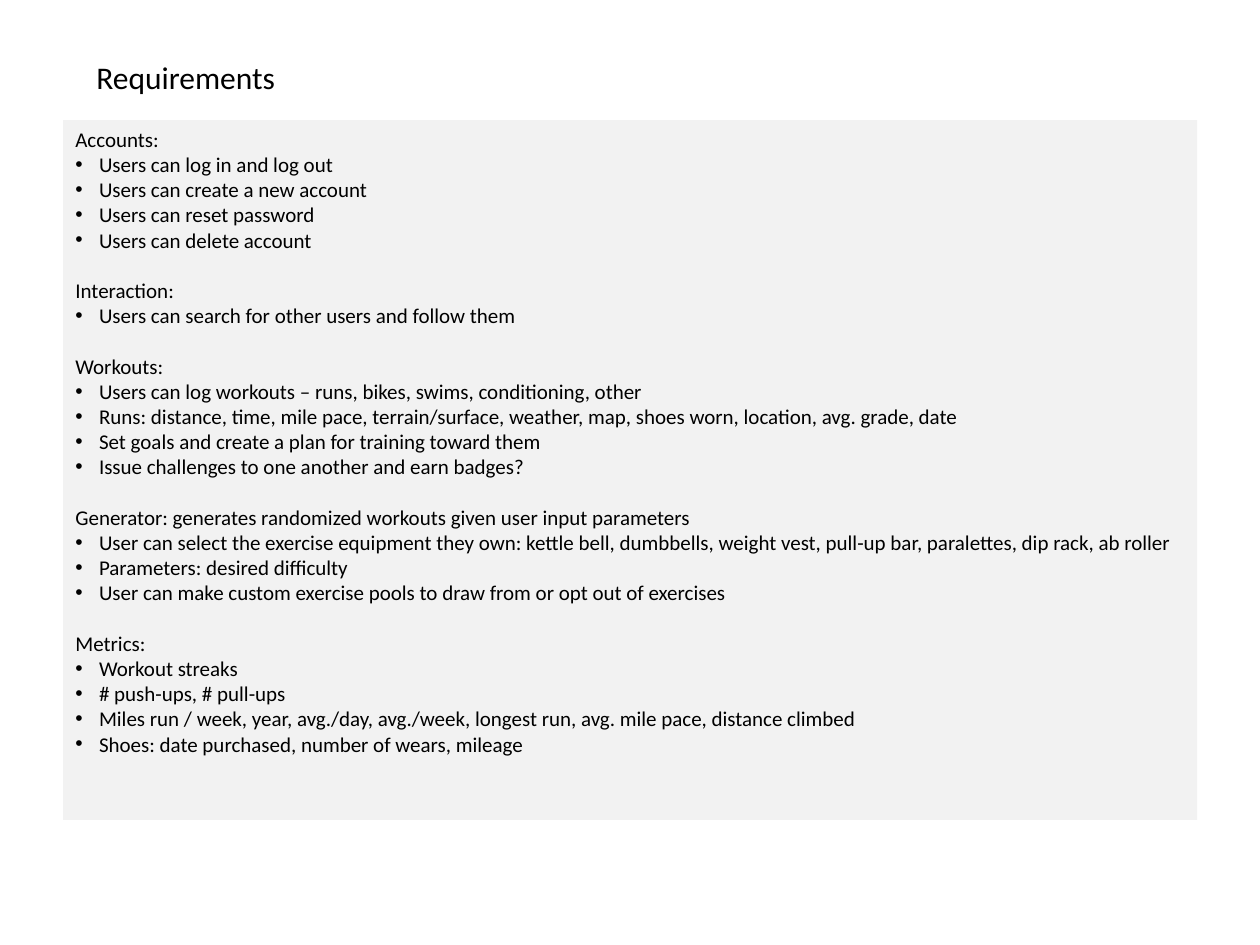
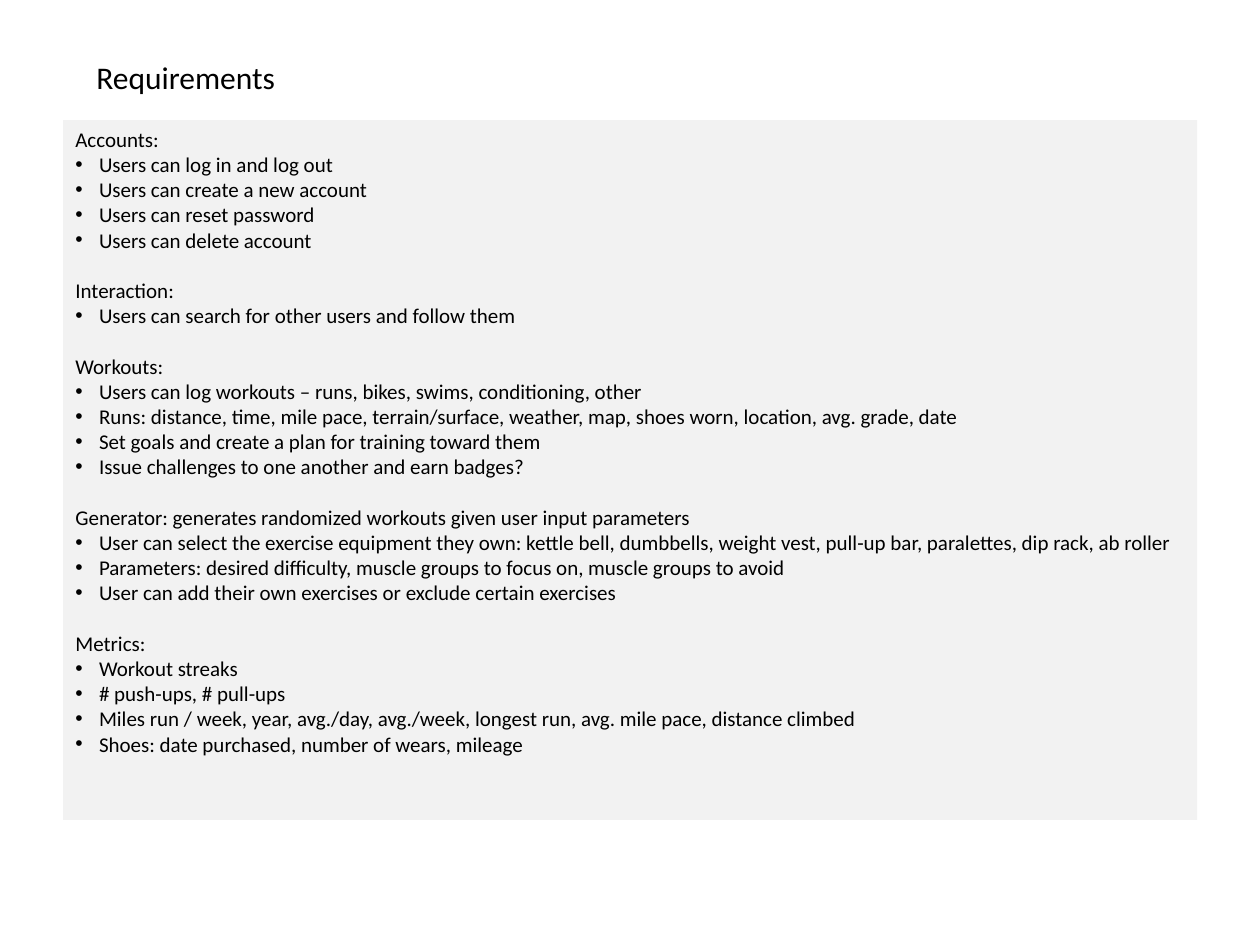
Before and after one commit to curtisyungen/outwork-1.0, a slide deck: slide 1 of Outline.pptx. Drawn at 1260x945 pixels with LibreOffice and Linux fonts; fonts in the diff are those of the drawing. Boxes give left, top, right and bottom in pixels: in the first picture for what was removed or moved away, otherwise in the second. Text is boxed around its words. In the diff, an @@ line names an element or a change of style, - is before the commit and + after.

```diff
--- a/Outline.pptx
+++ b/Outline.pptx
@@ text in rectangle at box(99, 560, 784, 600): text changed @@
-• Parameters: desired difficulty
-• User can make custom exercise pools to draw from or opt out of exercises
+• Parameters: desired difficulty, muscle groups to focus on, muscle groups to avoid
+• User can add their own exercises or exclude certain exercises
```
Also in this commit, not shown: 3 other slides changed, 1 slide removed.
